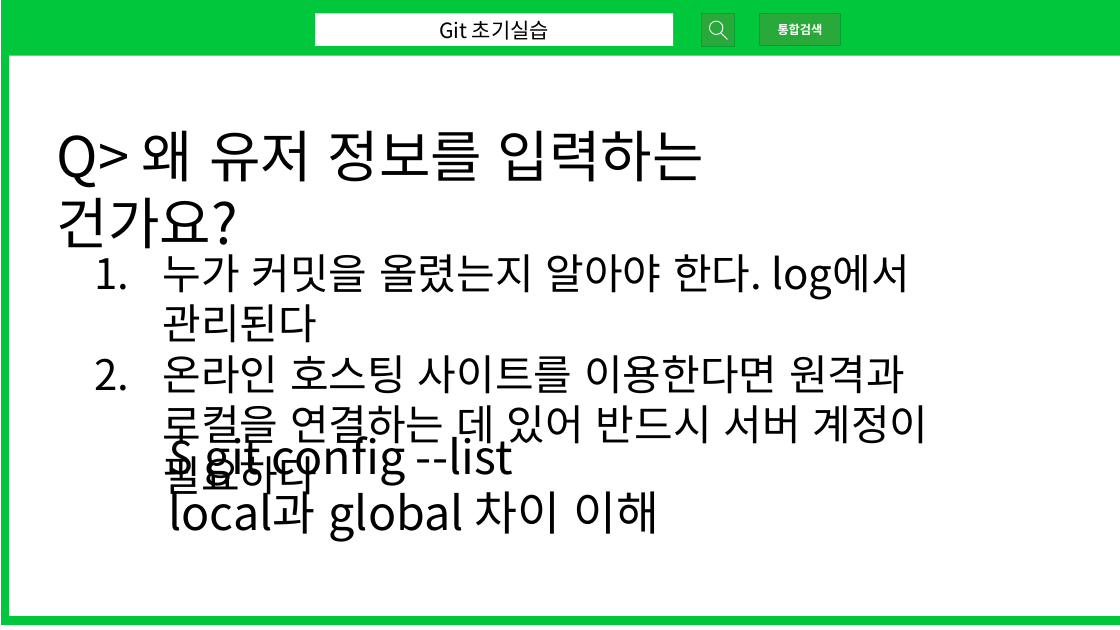
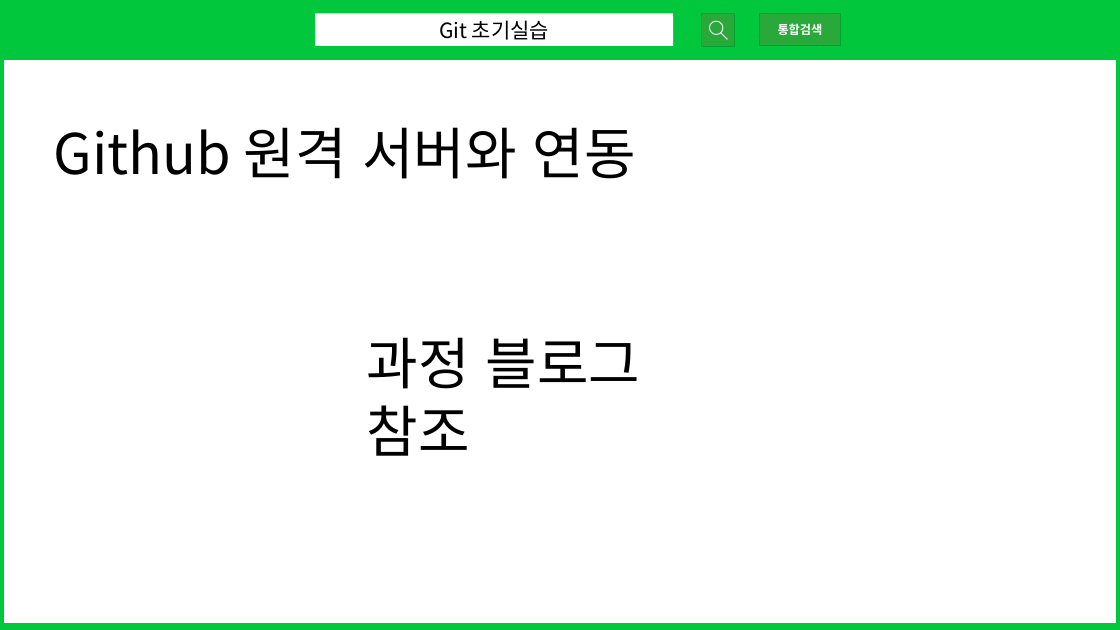
Before and after one commit to yukyung841/git_github_training, a slide deck: slide 21 of docs/git-seminar-pt.pptx (slide 16 before the commit). Drawn at 1120x630 pixels with LibreOffice and Linux fonts; fonts in the diff are those of the drawing. Boxes give left, top, right and bottom in pixels: in the first picture for what was removed or moved away, otherwise in the second. Text is boxed around its words. In the diff, an @@ line names an element or a change of style, - is before the commit and + after.

```diff
--- a/docs/git-seminar-pt.pptx
+++ b/docs/git-seminar-pt.pptx
@@ rectangle: place and size @@
-rectangle at box(5, 0, 1120, 621)
+rectangle at box(0, 0, 1120, 628)
@@ rectangle: place and size @@
-rectangle at box(5, 0, 1120, 55)
+rectangle at box(0, 0, 1120, 60)
@@ text at box(53, 127, 636, 179): text changed @@
-Q> 왜 유저 정보를 입력하는 건가요?
+Github 원격 서버와 연동
@@ text removed at box(162, 254, 929, 501) @@
-1. 누가 커밋을 올렸는지 알아야 한다. log에서 관리된다
-2. 온라인 호스팅 사이트를 이용한다면 원격과 로컬을 연결하는 데 있어 반드시 서버 계정이 필요하다
@@ text added at box(367, 337, 641, 456), 48 pt, text #000000 @@
+과정 블로그 참조
@@ text removed at box(168, 426, 659, 542) @@
-$ git config --list
-local과 global 차이 이해
```
Also in this commit, not shown: 4 other slides changed, 2 slides added, 1 slide removed, 13 other files.
